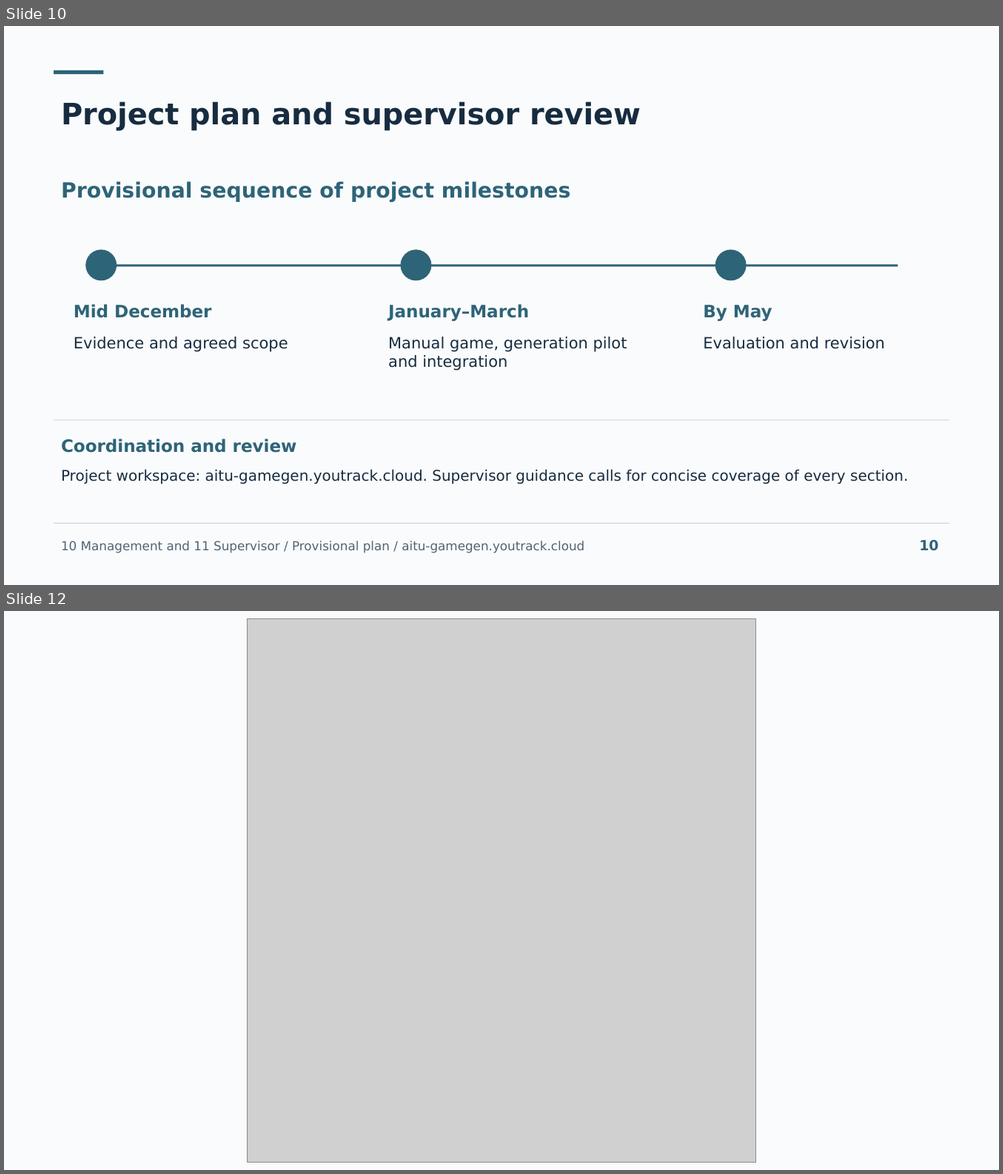
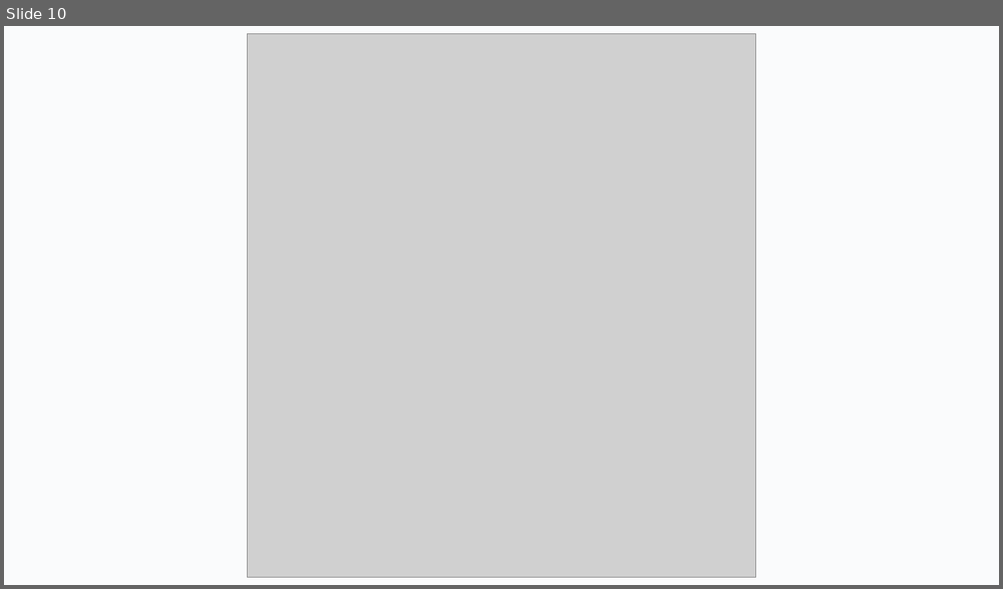
Before and after one commit to lastnurik/diploma, a slide deck: submission/diploma-final-presentation.pptx. Shown one above the other, each under a label of ours: slides 10 and 12 before the commit, slide 10 after it; the slides between them are not shown. The pictures are 1003x1174 and 1003x589 pixels, drawn with LibreOffice and Linux fonts; fonts in the diff are those of the drawing; grey boxes stand for pictures. Boxes give left, top, right and bottom in pixels: in the first picture for what was removed or moved away, otherwise in the second. Text is boxed around its words. In the diff, an @@ line names an element or a change of style, - is before the commit and + after.

```diff
--- a/submission/diploma-final-presentation.pptx
+++ b/submission/diploma-final-presentation.pptx
@@ slide 10 removed at (4, 26, 999, 585), background #FAFBFC @@
@@ rectangle removed at (54, 70, 104, 74) @@
@@ text removed at (61, 101, 640, 130) @@
-Project plan and supervisor review
@@ text removed at (61, 181, 570, 202) @@
-Provisional sequence of project milestones
@@ ellipse removed at (85, 249, 116, 281) @@
@@ rectangle removed at (97, 265, 898, 267) @@
@@ ellipse removed at (400, 249, 432, 281) @@
@@ ellipse removed at (715, 249, 746, 281) @@
@@ text removed at (74, 304, 211, 318) @@
-Mid December
@@ text removed at (388, 304, 529, 321) @@
-January–March
@@ text removed at (703, 305, 772, 321) @@
-By May
@@ text removed at (74, 337, 287, 352) @@
-Evidence and agreed scope
@@ text removed at (388, 337, 627, 371) @@
-Manual game, generation pilot and integration
@@ text removed at (703, 337, 885, 349) @@
-Evaluation and revision
@@ rectangle removed at (54, 420, 949, 420) @@
@@ text removed at (61, 439, 297, 453) @@
-Coordination and review
@@ text removed at (61, 469, 908, 484) @@
-Project workspace: aitu-gamegen.youtrack.cloud. Supervisor guidance calls for concise coverage of every section.
@@ rectangle removed at (54, 524, 949, 525) @@
@@ text removed at (61, 541, 584, 554) @@
-10 Management and 11 Supervisor / Provisional plan / aitu-gamegen.youtrack.cloud
@@ text removed at (919, 540, 938, 551) @@
-10
@@ what was slide 12 is now slide 10 @@
```
Also in this commit, not shown: 5 slides changed, 4 slides added, 5 other slides removed, 17 other files.
